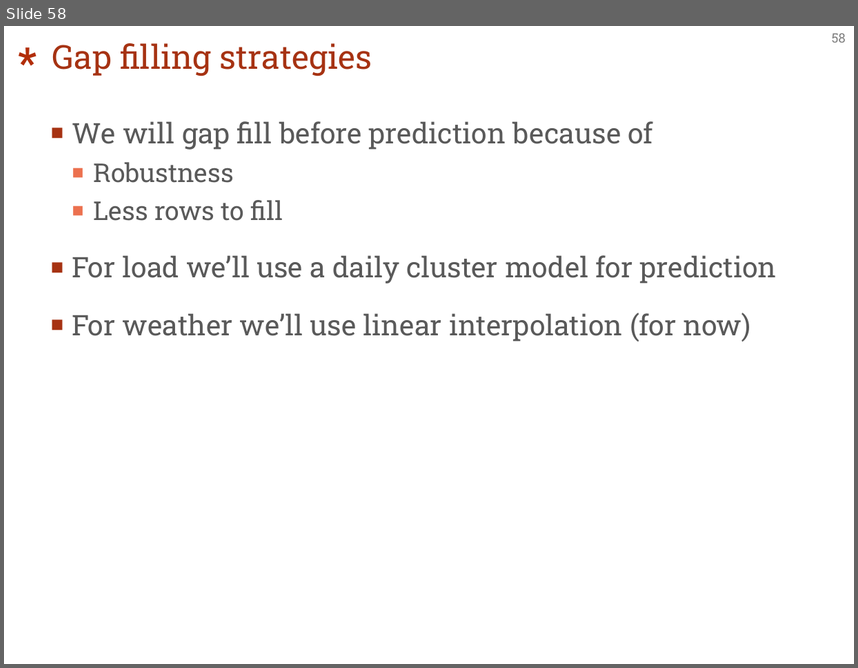
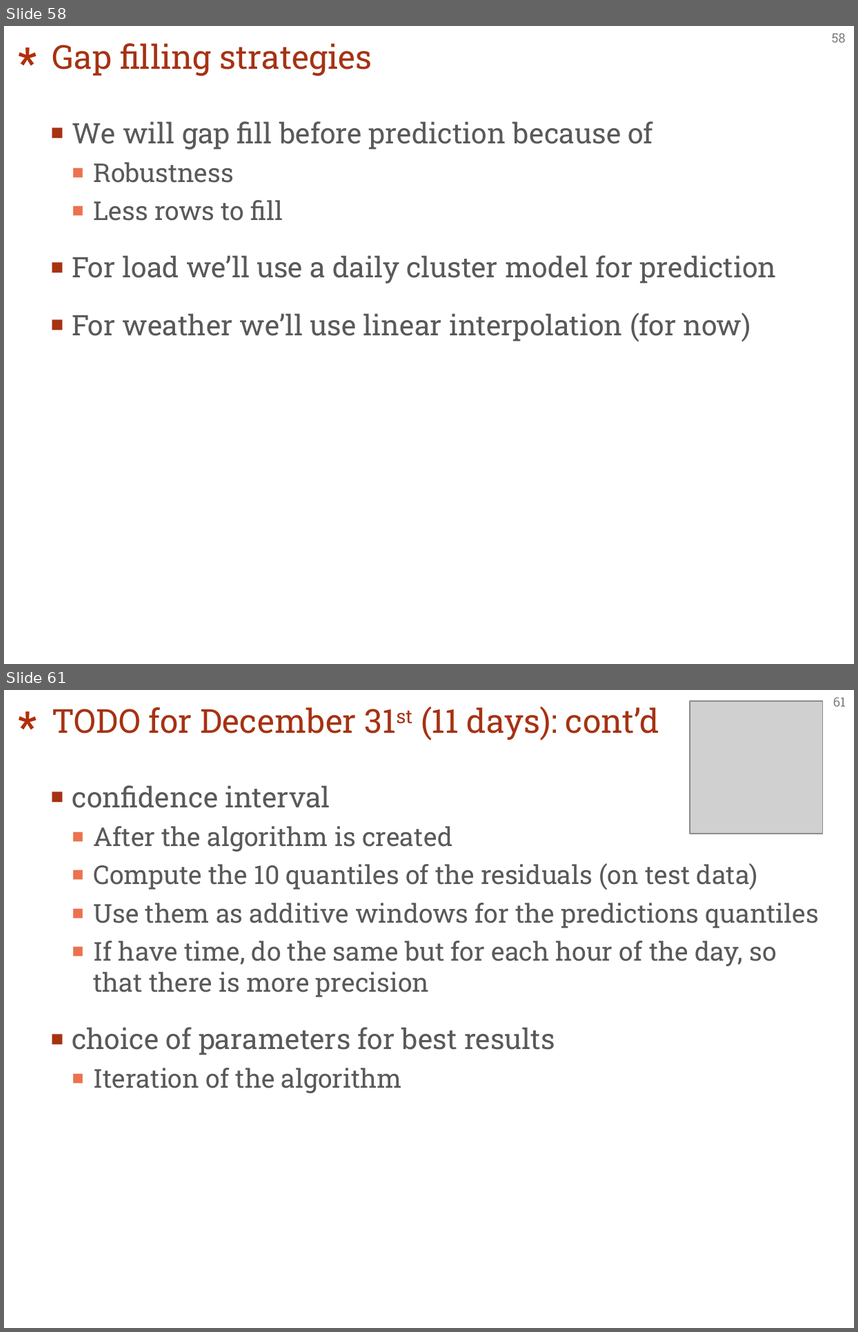
Before and after one commit to EBlonkowski/tshandy, a slide deck: architecture/architecture.pptx. Shown one above the other, each under a label of ours: slide 58 before the commit, slides 58 and 61 after it; the slides between them are not shown. The pictures are 858x668 and 858x1332 pixels, drawn with LibreOffice and Linux fonts; fonts in the diff are those of the drawing; grey boxes stand for pictures. Boxes give left, top, right and bottom in pixels: in the first picture for what was removed or moved away, otherwise in the second. Text is boxed around its words. In the diff, an @@ line names an element or a change of style, - is before the commit and + after.

Commit message:
More detailed algorithm metrics
Algorithm meta can now support a list of tables and a list of graphs for
algorithms that need to store and display more complex performance
metrics.

```diff
--- a/architecture/architecture.pptx
+++ b/architecture/architecture.pptx
@@ slide 61 added at box(4, 690, 854, 1328), background #FFFFFF; not listed: 2 template elements that a slide beside it also shows @@
@@ title added at box(52, 707, 660, 740), 28 pt, text #A63212 @@
+TODO for December 31st (11 days): cont’d
@@ picture added at box(690, 701, 822, 834) @@
@@ text added at box(72, 785, 819, 1093), 22 pt, text #595959 @@
+■ confidence interval
+  ■ After the algorithm is created
+  ■ Compute the 10 quantiles of the residuals (on test data)
+  ■ Use them as additive windows for the predictions quantiles
+  ■ If have time, do the same but for each hour of the day, so that there is more precision
+■ choice of parameters for best results
+  ■ Iteration of the algorithm
```
Also in this commit, not shown: 13 other slides added, 5 other files.
